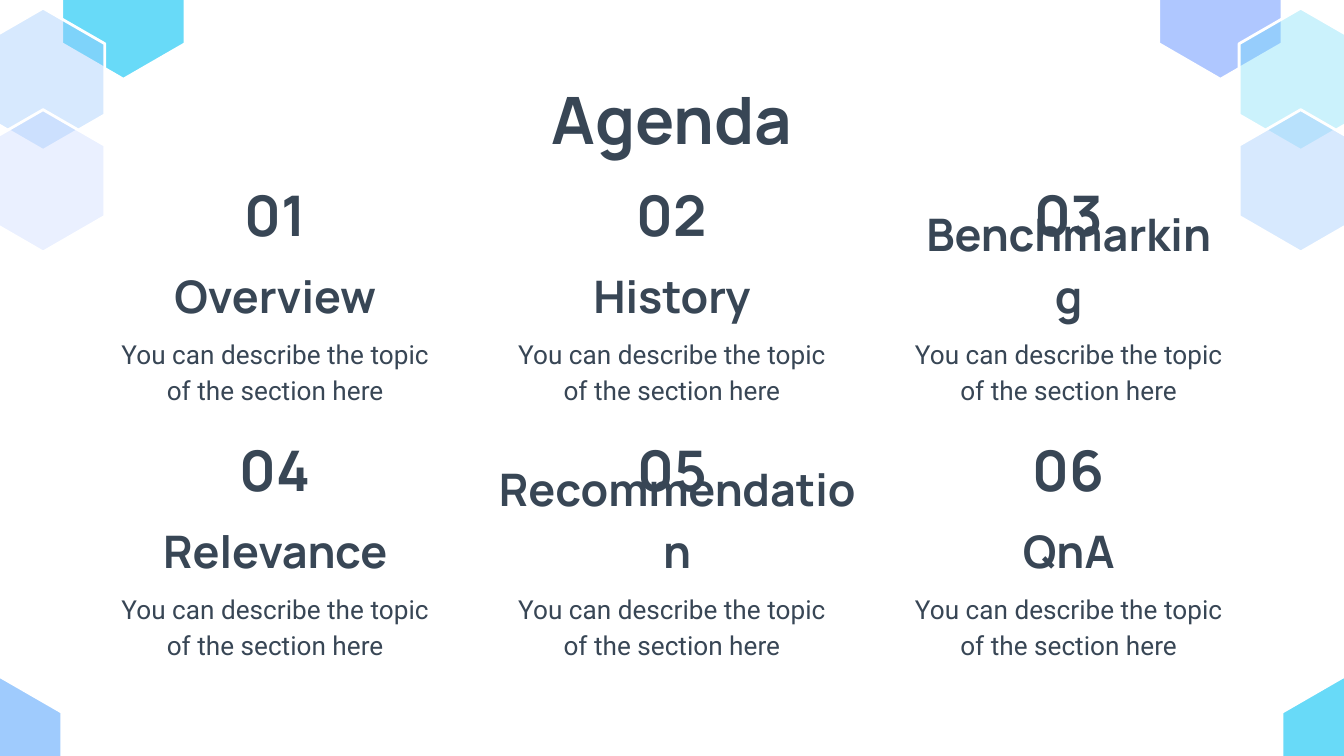
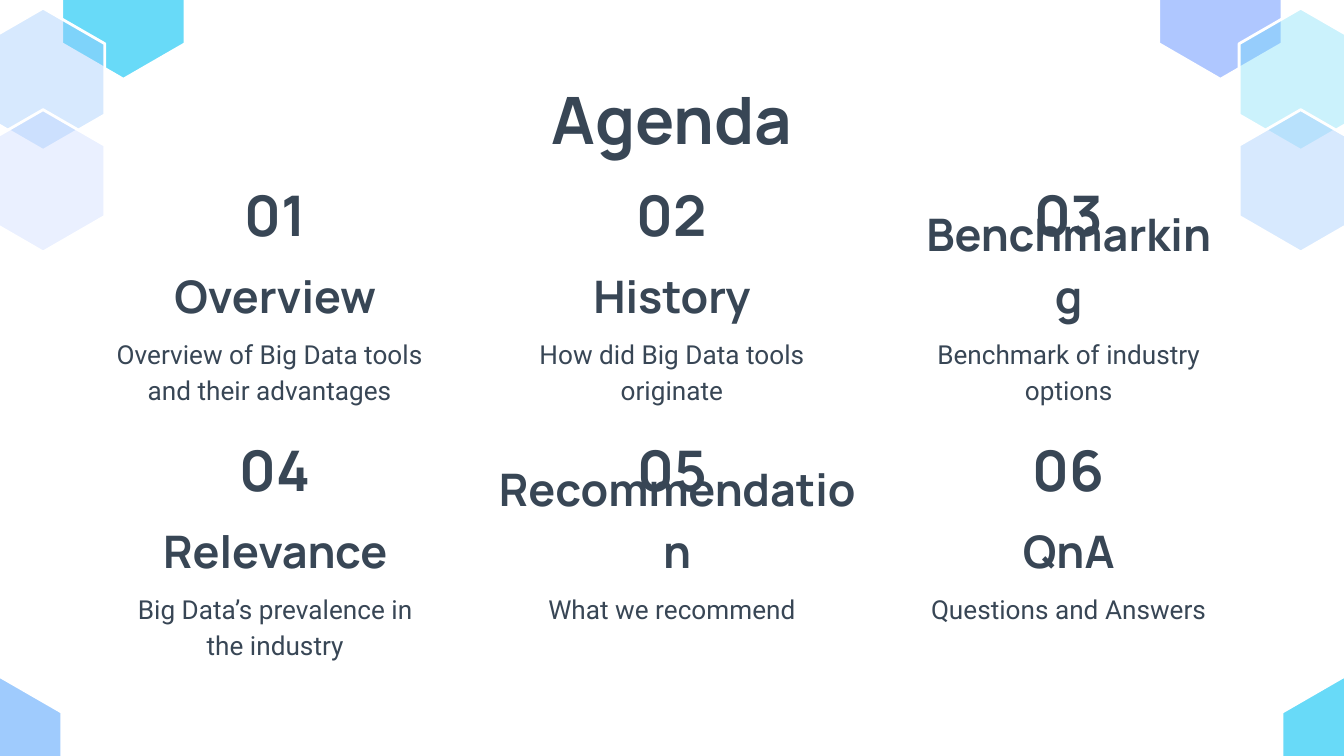
Before and after one commit to datasheng/csc46000-team-project-sinister-six, a slide deck: slide 3 of presentations/Big Data Analytic Software - CS460 Pod Presentation.pptx. Drawn at 1344x756 pixels with LibreOffice and Linux fonts; fonts in the diff are those of the drawing. Boxes give left, top, right and bottom in pixels: in the first picture for what was removed or moved away, otherwise in the second. Text is boxed around its words. In the diff, an @@ line names an element or a change of style, - is before the commit and + after.

```diff
--- a/presentations/Big Data Analytic Software - CS460 Pod Presentation.pptx
+++ b/presentations/Big Data Analytic Software - CS460 Pod Presentation.pptx
@@ subtitle at [117,344,422,406]: text changed @@
-You can describe the topic of the section here
+Overview of Big Data tools and their advantages
@@ subtitle at [539,344,804,406]: text changed @@
-You can describe the topic of the section here
+How did Big Data tools originate
@@ subtitle at [937,344,1200,406]: text changed @@
-You can describe the topic of the section here
+Benchmark of industry options
@@ subtitle at [138,599,412,661]: text changed @@
-You can describe the topic of the section here
+Big Data’s prevalence in the industry
@@ subtitle at [548,599,795,620]: text changed @@
-You can describe the topic of the section here
+What we recommend
@@ subtitle at [931,599,1206,622]: text changed @@
-You can describe the topic of the section here
+Questions and Answers
```
Also in this commit, not shown: 4 other slides changed.
